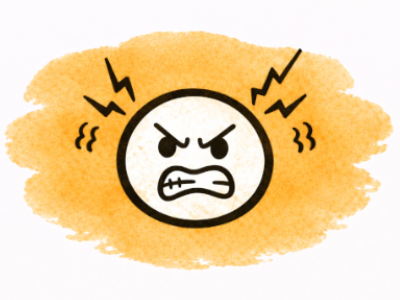
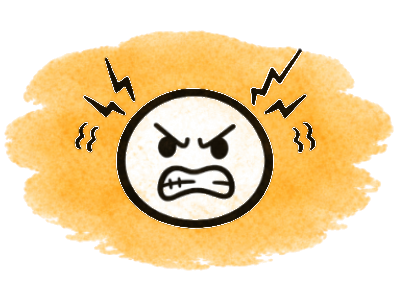
Layered file, before and after one edit (400px x 300px). Changes by layer:
removed layer "Sfondo" over <box>0,0,400,300</box>
added layer "Livello #3" above "Livello #2" over <box>75,48,315,228</box>
added layer "Livello #2" over <box>4,30,394,271</box>
